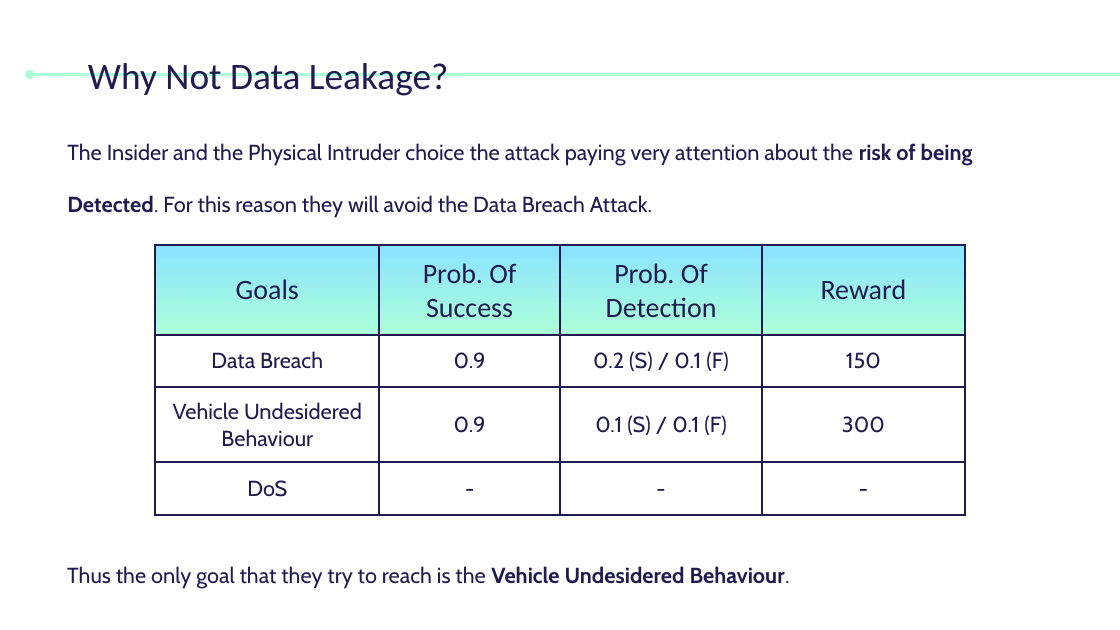
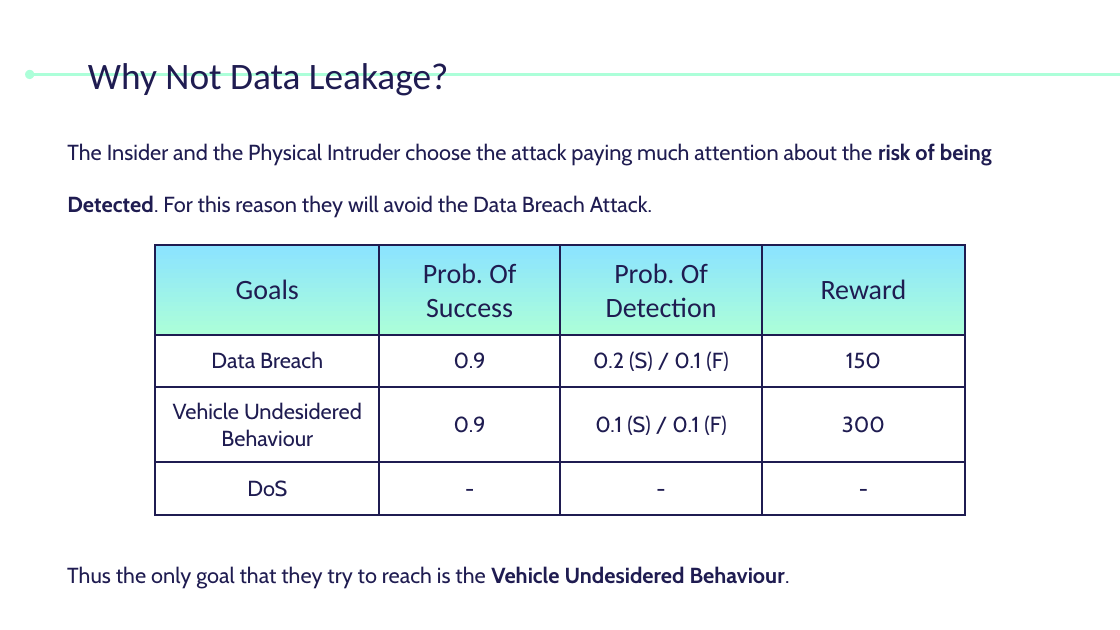
Before and after one commit to fraie98/vehiclesADVISE, a slide deck: slide 22 of Presentation.pptx. Drawn at 1120x630 pixels with LibreOffice and Linux fonts; fonts in the diff are those of the drawing. Boxes give left, top, right and bottom in pixels: in the first picture for what was removed or moved away, otherwise in the second. Text is boxed around its words. In the diff, an @@ line names an element or a change of style, - is before the commit and + after.

Commit message:
Fix typos in doc and presentation. Add details to goals.

```diff
--- a/Presentation.pptx
+++ b/Presentation.pptx
@@ text at <box>67,143,992,217</box>: text changed @@
-The Insider and the Physical Intruder choice the attack paying very attention about the risk of being Detected. For this reason they will avoid the Data Breach Attack.
+The Insider and the Physical Intruder choose the attack paying much attention about the risk of being Detected. For this reason they will avoid the Data Breach Attack.
```
Also in this commit, not shown: 5 other slides changed, 6 other files.
